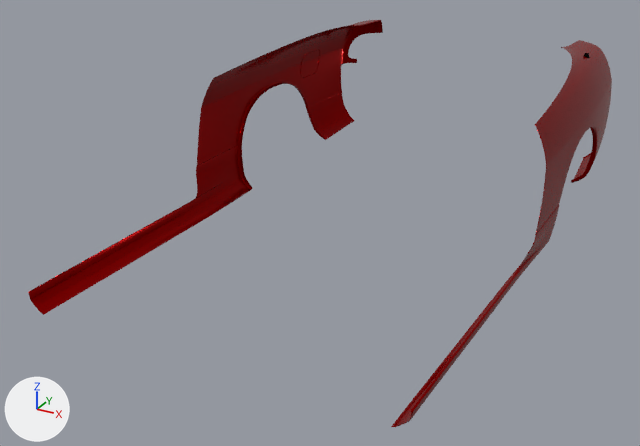
An edit to the Blender file content/cars/nissan_rs13/rearfenders_oem.blend, drawn before and after from the same camera.
The view is the same before and after, from a 50 mm lens placed at (1.66, -2.73, 1.72), pointed at (-0.14, 0.54, 0.08). Lighting does not change. The marker at lower left points along +X, +Y and +Z.

Names of what the first picture shows: 'Fenders'.
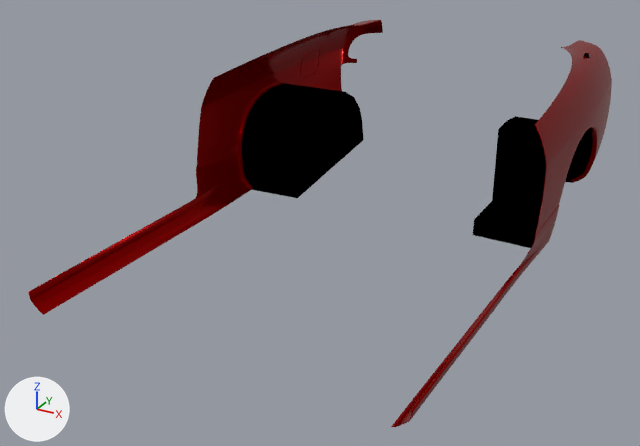
Where the change shows, as pixel boxes (x1, y1, x2, y2) in the pictures (640 x 446 px):
'Undercarriage', added (black): after (242, 84, 593, 248)

Edits to the bpy script that builds the scene:
```text
Add mat_black_mate:
    mat_black_mate = principled_material('Black Mate')
    mat_black_mate.base_color = (0.0, 0.0, 0.0)  # black #000000
    mat_black_mate.roughness = 1.0
    mat_black_mate.specular_ior_level = 0.0
Add me_undercarriage:
    me_undercarriage.from_pydata(...)  # 181 vertices, 224 faces; spans x -0.83..0.83, y 0.0..0.46, z 0.9..1.68
    me_undercarriage.materials.append(mat_black_mate)  # black #000000
Add ob_undercarriage:
    ob_undercarriage = bpy.data.objects.new('Undercarriage', me_undercarriage)
    ob_undercarriage.location = (0.0, 0.0, 0.0)
    ob_undercarriage.rotation_euler = (1.571, 0.0, 3.142)  # degrees (90, 0, 180)
```
